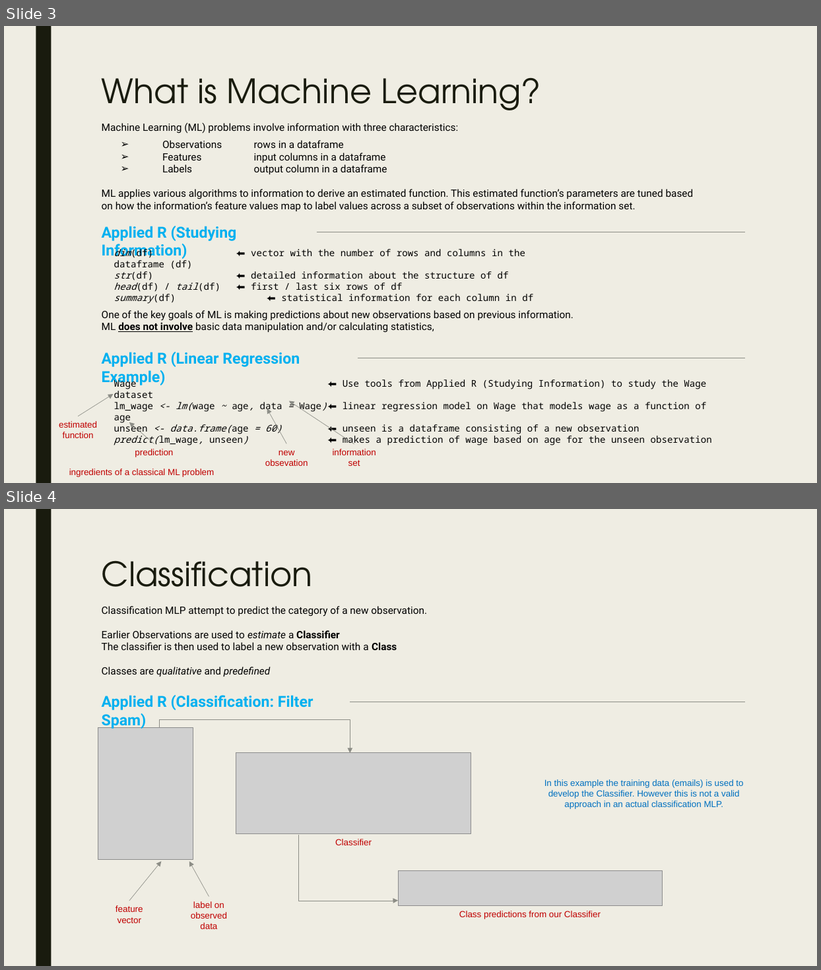
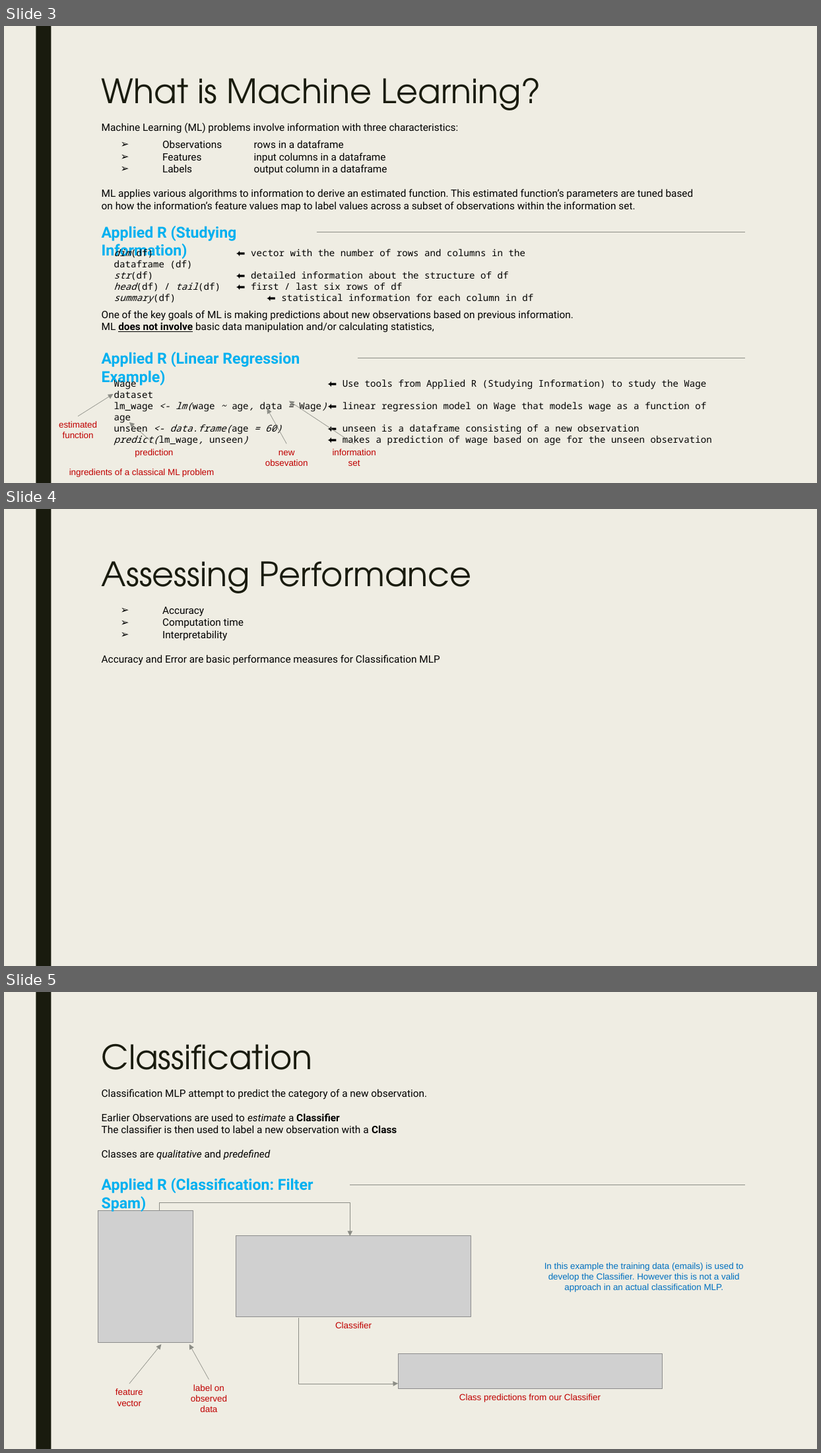
Before and after one commit to parcap/business-education, a slide deck: Introduction-to-Machine-Learning/Introduction to Machine Learning.pptx. Shown one above the other, each under a label of ours: slides 3 and 4 before the commit, slides 3, 4 and 5 after it. The pictures are 821x970 and 821x1453 pixels, drawn with LibreOffice and Linux fonts; fonts in the diff are those of the drawing; grey boxes stand for pictures. Boxes give left, top, right and bottom in pixels: in the first picture for what was removed or moved away, otherwise in the second. Text is boxed around its words. In the diff, an @@ line names an element or a change of style, - is before the commit and + after.

```diff
--- a/Introduction-to-Machine-Learning/Introduction to Machine Learning.pptx
+++ b/Introduction-to-Machine-Learning/Introduction to Machine Learning.pptx
@@ slide 4 added at [4,509,817,966], background #EFEDE3; not listed: 1 template element that a slide beside it also shows @@
@@ title added at [102,561,472,593], 39.6 pt, text #191B0E @@
+Assessing Performance
@@ text added at [102,607,440,665], 12 pt, text #000000 @@
+➢ Accuracy
+➢ Computation time
+➢ Interpretability
+Accuracy and Error are basic performance measures for Classification MLP
@@ what was slide 4 is now slide 5 @@
```
